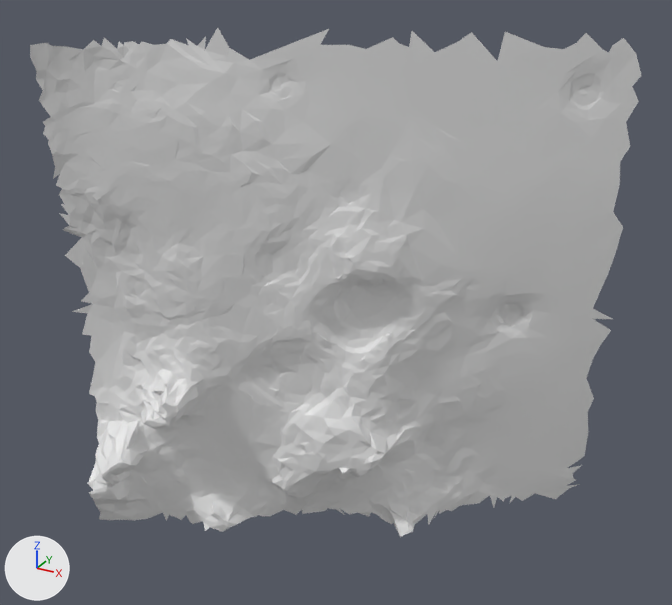
The glTF model moon small_tiles/tile_214.glb: old version first, new version second.
Rendered twice from a camera (50 mm lens) standing at (17.55, -32.58, 1.16) and looking at (13.47, -25.17, -2.55). Every picture has the same lights, and +X, +Y and +Z are marked at lower left. The picture after the commit comes second. Vertices at exactly the same position are counted once.

Names of what the first picture shows: 't214'.
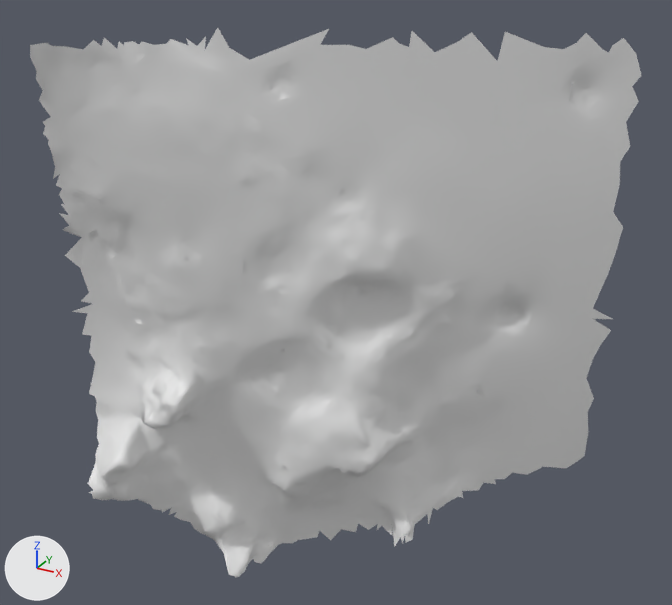
Pixel boxes (x1, y1, x2, y2) of what changed, in the pictures (672 x 605 px):
```json
{"object": "t214", "change": "reshaped", "before": [30, 27, 641, 537], "after": [30, 27, 641, 578], "on screen": "8% taller"}
{"part": 1, "of": "me_t214", "change": "reshaped", "before": [89, 465, 582, 524], "after": [182, 508, 415, 578]}
```

Edits to the scene script, one JSON object a line:
```json
{"block": "me_t214", "where": "# used by ob_t214; location = (0.0, 0.0, 0.0)"}
{"op": "remove", "block": "me_t214", "code": "me_t214.from_pydata(...)  # 3217 vertices, 6225 faces; spans x 11.16..15.91, y -26.81..-23.69, z -5.14..0.12"}
{"op": "add", "block": "me_t214", "code": "me_t214.from_pydata(...)  # 3272 vertices, 6337 faces; spans x 11.16..15.91, y -26.81..-23.75, z -5.65..0.12"}
{"block": "me_t214", "change": "me_t214 part 1"}
{"block": "me_t214", "change": "78 vertices are removed from x 11.31..15.75, y -26.65..-23.69, z -5.13..-4.55"}
{"block": "me_t214", "change": "149 faces are deleted"}
{"block": "me_t214", "change": "133 vertices are added at x 12.17..14.35, y -26.13..-25.0, z -5.65..-5.07"}
{"block": "me_t214", "change": "261 new faces join them"}
```
